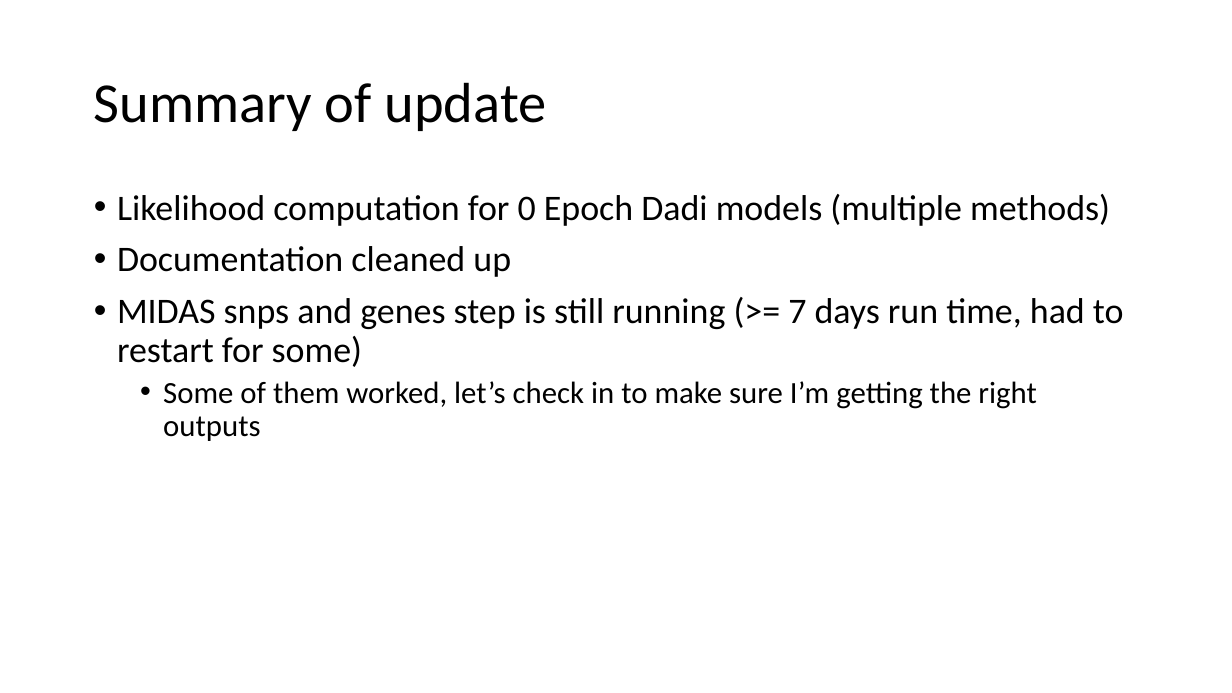
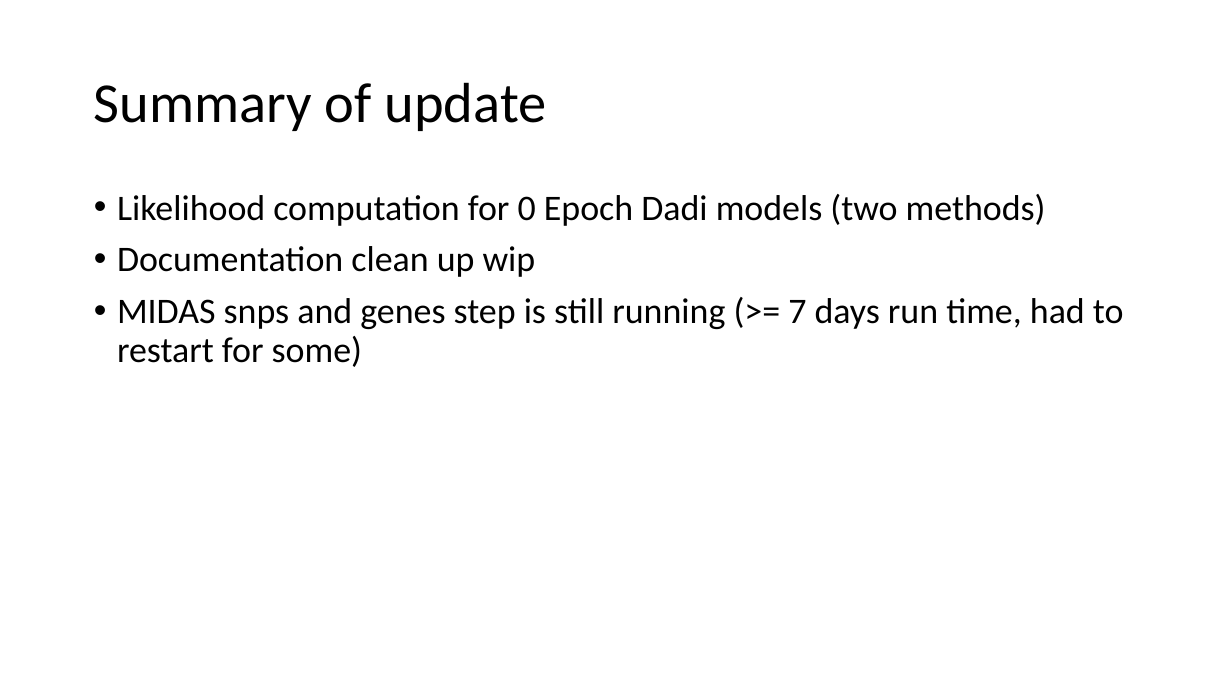
Before and after one commit to jon-mah/demo_for_ccgb, a slide deck: slide 2 of Summary/20220124_microbiome_demographic_slides.pptx. Drawn at 1232x693 pixels with LibreOffice and Linux fonts; fonts in the diff are those of the drawing. Boxes give left, top, right and bottom in pixels: in the first picture for what was removed or moved away, otherwise in the second. Text is boxed around its words. In the diff, an @@ line names an element or a change of style, - is before the commit and + after.

```diff
--- a/Summary/20220124_microbiome_demographic_slides.pptx
+++ b/Summary/20220124_microbiome_demographic_slides.pptx
@@ text at box(117, 194, 1046, 277): text changed @@
-• Likelihood computation for 0 Epoch Dadi models (multiple methods)
-• Documentation cleaned up
+• Likelihood computation for 0 Epoch Dadi models (two methods)
+• Documentation clean up wip
@@ text at box(163, 381, 1036, 441): paragraph removed @@
-  • Some of them worked, let’s check in to make sure I’m getting the right outputs
```
Also in this commit, not shown: 3 slides added, 1 slide removed.
